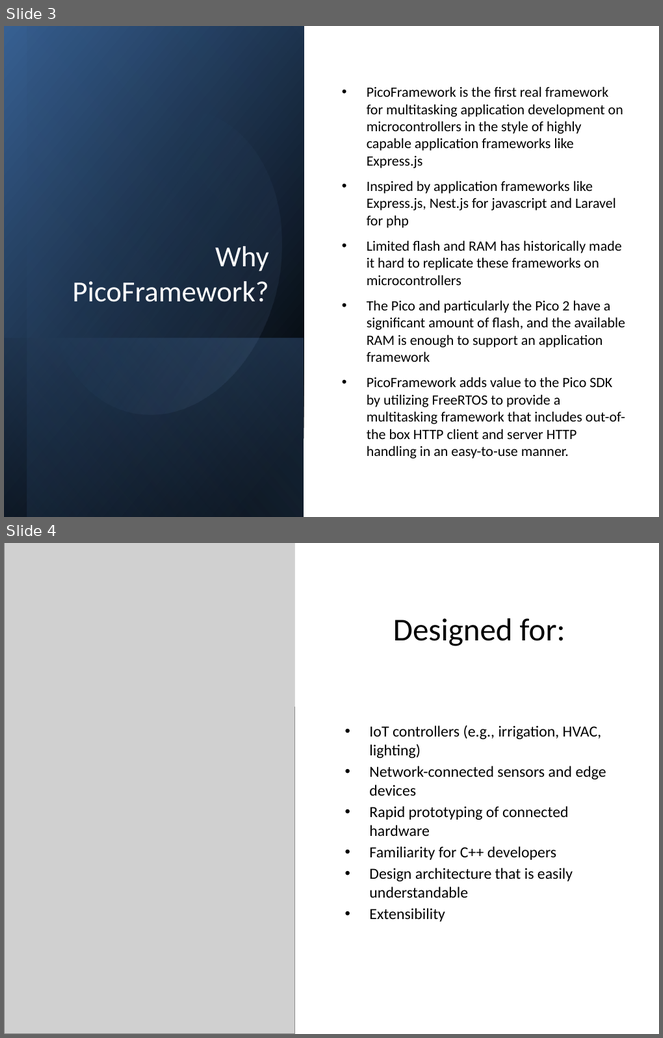
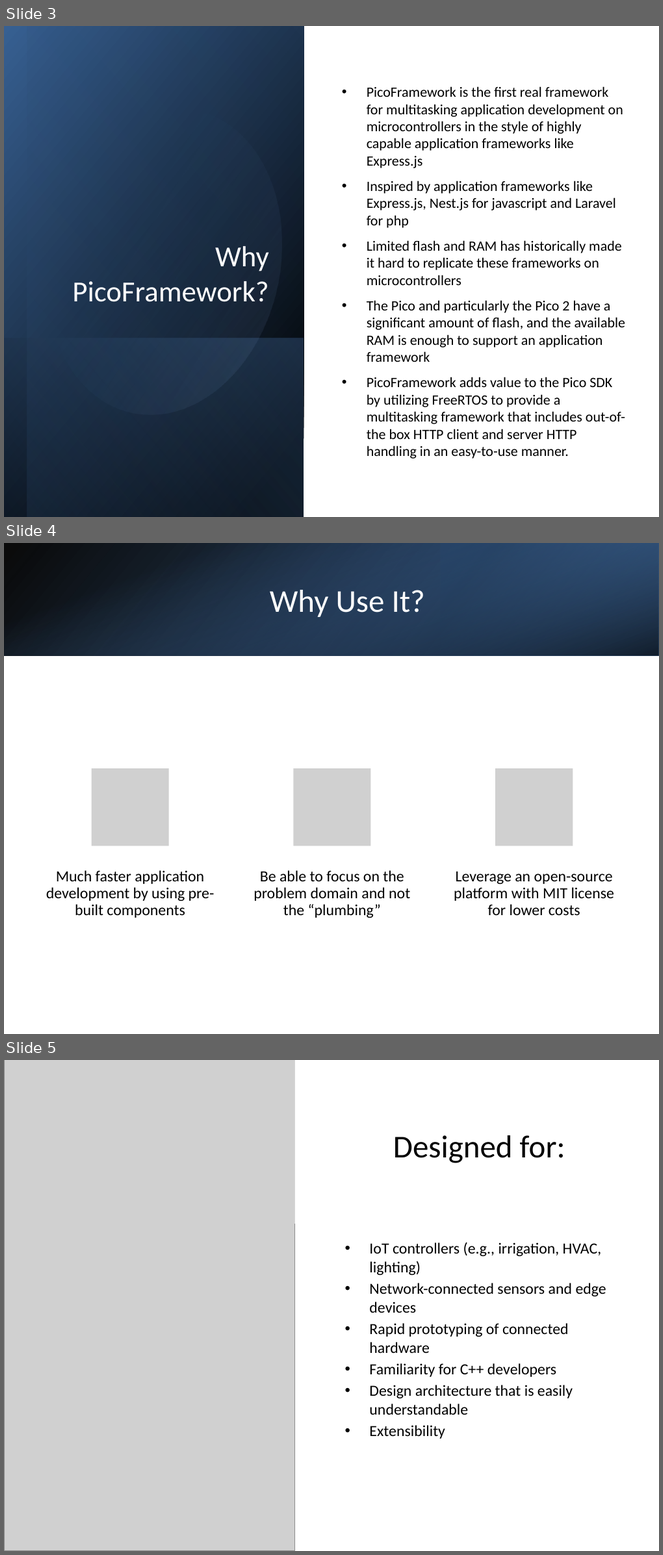
Before and after one commit to Pico-Framework/pico-framework, a slide deck: docs/picoframework_full_presentation_combined.pptx. Shown one above the other, each under a label of ours: slides 3 and 4 before the commit, slides 3, 4 and 5 after it. The pictures are 663x1038 and 663x1555 pixels, drawn with LibreOffice and Linux fonts; fonts in the diff are those of the drawing; grey boxes stand for pictures. Boxes give left, top, right and bottom in pixels: in the first picture for what was removed or moved away, otherwise in the second. Text is boxed around its words. In the diff, an @@ line names an element or a change of style, - is before the commit and + after.

```diff
--- a/docs/picoframework_full_presentation_combined.pptx
+++ b/docs/picoframework_full_presentation_combined.pptx
@@ slide 4 added at [4, 543, 659, 1034], background #FFFFFF @@
@@ rectangle added at [4, 543, 659, 655], fill gradient #000000 to #376092 @@
@@ rectangle added at [4, 543, 659, 655], fill gradient #4F81BD to #000000 @@
@@ rectangle added at [441, 543, 659, 655], fill gradient #254061 to #4F81BD @@
@@ title added at [270, 590, 425, 617], 35 pt, text #FFFFFF @@
+Why Use It?
@@ group added at [46, 769, 615, 918]: 3 pictures, 3 texts @@
+Much faster application development by using pre-built components
+Be able to focus on the problem domain and not the “plumbing”
+Leverage an open-source platform with MIT license for lower costs
@@ what was slide 4 is now slide 5 @@
```
Also in this commit, not shown: 9 slides changed, 1 other slide added, 2 other files.
